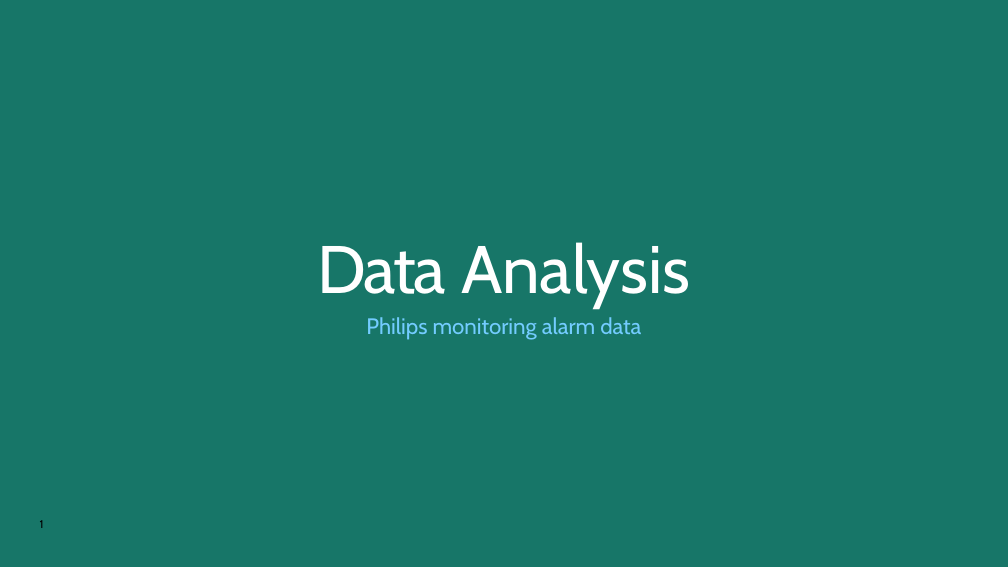
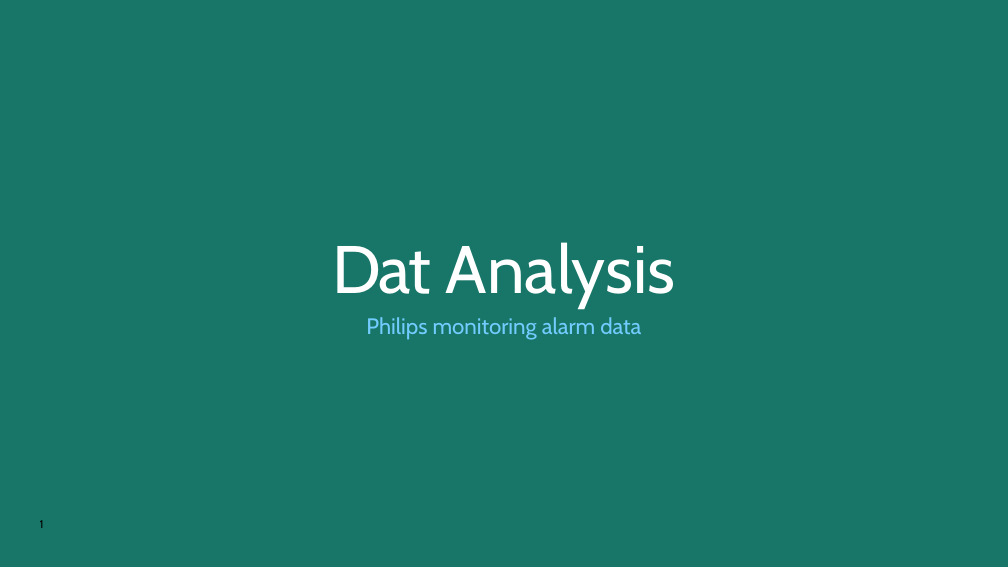
Before and after one commit to usd17093/TestGit, a slide deck: slide 1 of Main-ART-Childrens MUSC Draft Data.pptx. Drawn at 1008x567 pixels with LibreOffice and Linux fonts; fonts in the diff are those of the drawing. Boxes give left, top, right and bottom in pixels: in the first picture for what was removed or moved away, otherwise in the second. Text is boxed around its words. In the diff, an @@ line names an element or a change of style, - is before the commit and + after.

Commit message:
data

```diff
--- a/Main-ART-Childrens MUSC Draft Data.pptx
+++ b/Main-ART-Childrens MUSC Draft Data.pptx
@@ text at (x1=332, y1=242, x2=676, y2=309): text changed @@
-Data Analysis
+Dat Analysis
```
